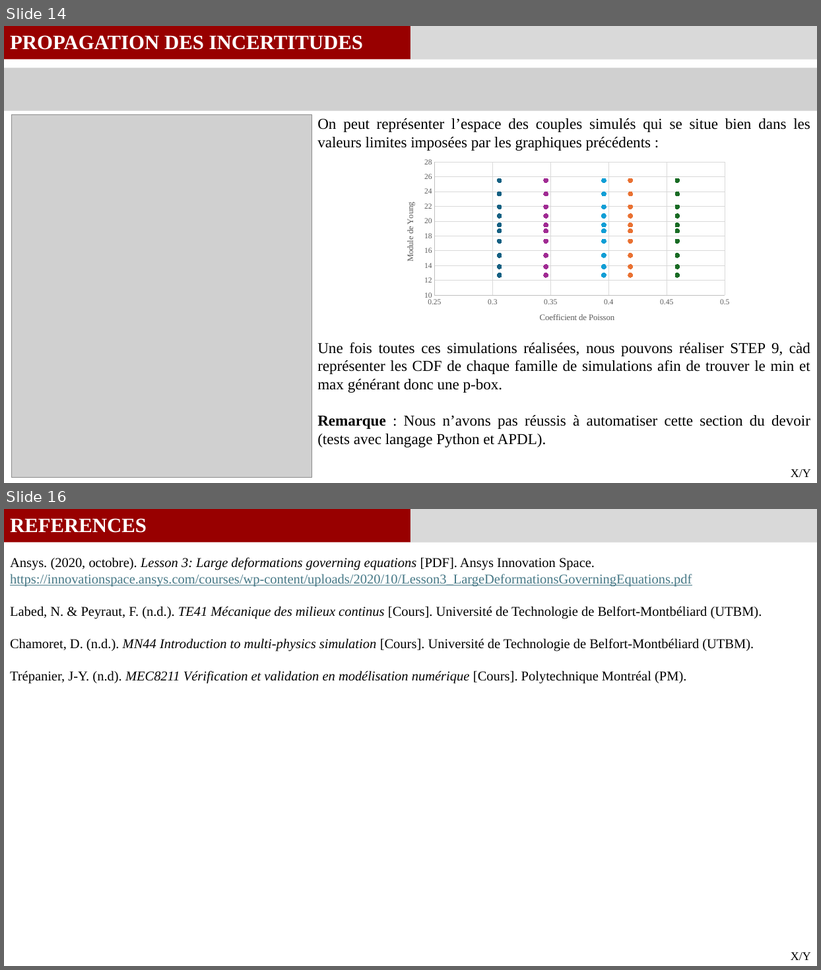
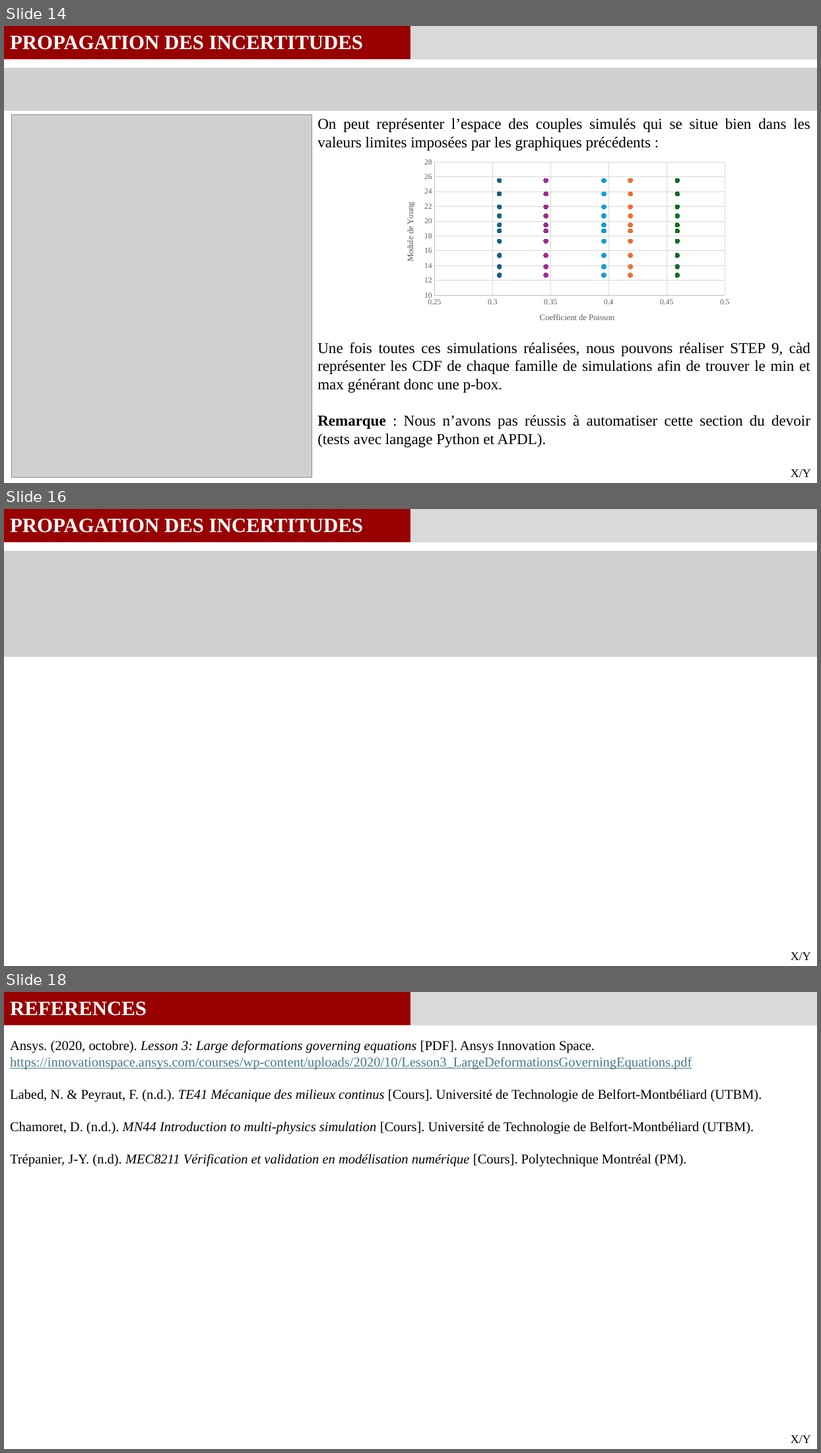
Before and after one commit to GauthierBRUNEL/MEC8211_projet, a slide deck: 03_Rapport/Rapport_Projet.pptx. Shown one above the other, each under a label of ours: slides 14 and 16 before the commit, slides 14, 16 and 18 after it; the slides between them are not shown. The pictures are 821x970 and 821x1453 pixels, drawn with LibreOffice and Linux fonts; fonts in the diff are those of the drawing; grey boxes stand for pictures. Boxes give left, top, right and bottom in pixels: in the first picture for what was removed or moved away, otherwise in the second. Text is boxed around its words. In the diff, an @@ line names an element or a change of style, - is before the commit and + after.

```diff
--- a/03_Rapport/Rapport_Projet.pptx
+++ b/03_Rapport/Rapport_Projet.pptx
@@ slide 16 added at bbox=[4, 509, 817, 966], background #FFFFFF @@
@@ rectangle added at bbox=[4, 509, 411, 543], fill #980000 @@
@@ text added at bbox=[10, 518, 363, 533], 24 pt, text #FFFFFF, bold @@
+PROPAGATION DES INCERTITUDES
@@ rectangle added at bbox=[411, 509, 817, 543], fill #D9D9D9 @@
@@ picture added at bbox=[4, 551, 817, 657] @@
@@ text added at bbox=[791, 953, 811, 960], 14 pt, text #000000 @@
+X/Y
@@ what was slide 16 is now slide 18 @@
```
Also in this commit, not shown: 3 slides changed, 1 other slide added.
